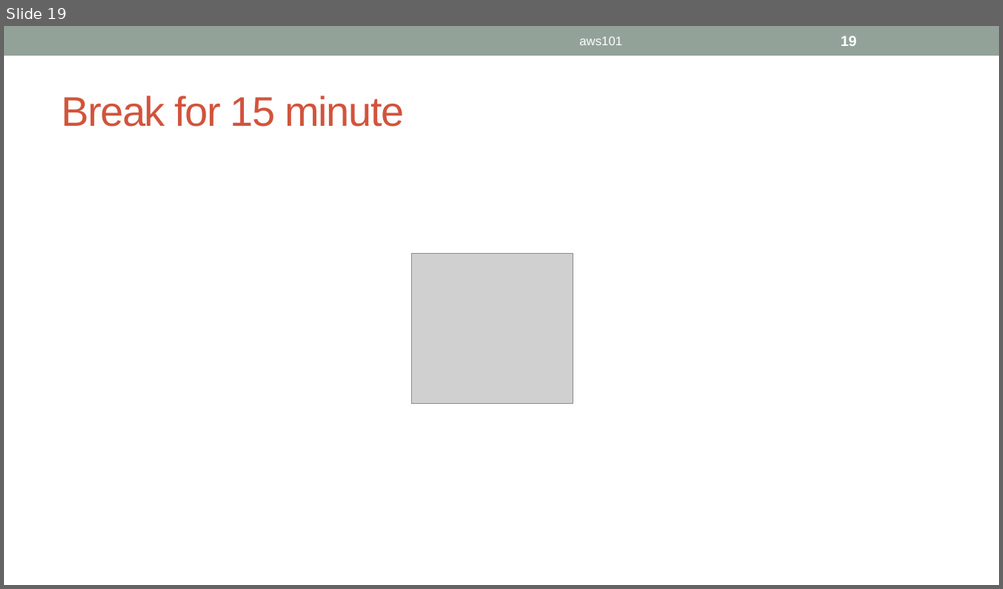
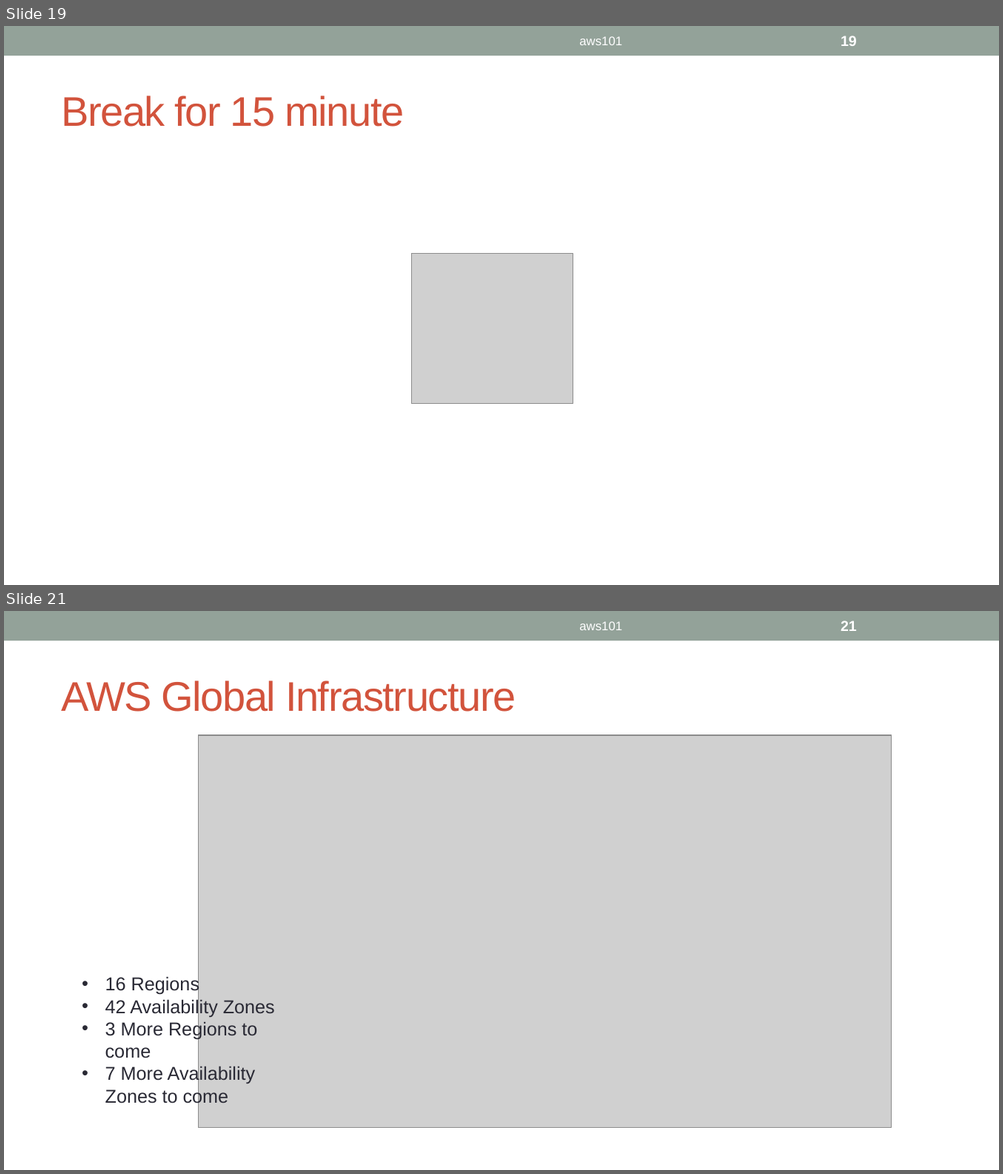
Before and after one commit to ignis01/aws101, a slide deck: aws101.pptx. Shown one above the other, each under a label of ours: slide 19 before the commit, slides 19 and 21 after it; the slides between them are not shown. The pictures are 1003x589 and 1003x1174 pixels, drawn with LibreOffice and Linux fonts; fonts in the diff are those of the drawing; grey boxes stand for pictures. Boxes give left, top, right and bottom in pixels: in the first picture for what was removed or moved away, otherwise in the second. Text is boxed around its words. In the diff, an @@ line names an element or a change of style, - is before the commit and + after.

```diff
--- a/aws101.pptx
+++ b/aws101.pptx
@@ slide 21 added at [4,611,999,1170], background #FFFFFF; not listed: 1 template element that a slide beside it also shows @@
@@ text added at [579,621,622,630], 12 pt, text #FFFFFF @@
+aws101
@@ page number added at [840,621,856,631], 14 pt, text #FFFFFF, bold @@
+21
@@ title added at [61,681,516,712], 40 pt, text #D2533C @@
+AWS Global Infrastructure
@@ picture added at [198,735,891,1128] @@
@@ text added at [105,976,275,1107], 18 pt, text #292934 @@
+• 16 Regions
+• 42 Availability Zones
+• 3 More Regions to come
+• 7 More Availability Zones to come
```
Also in this commit, not shown: 1 slide changed, 3 other slides added.
